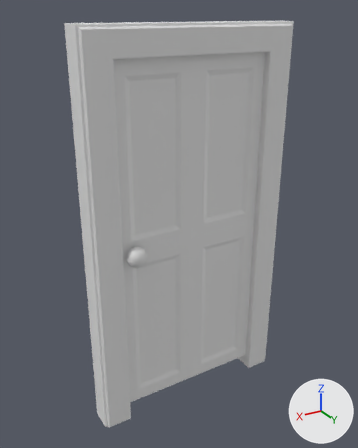
The FBX model Assets/Amy/Models/Door/door.fbx: old version first, new version second.
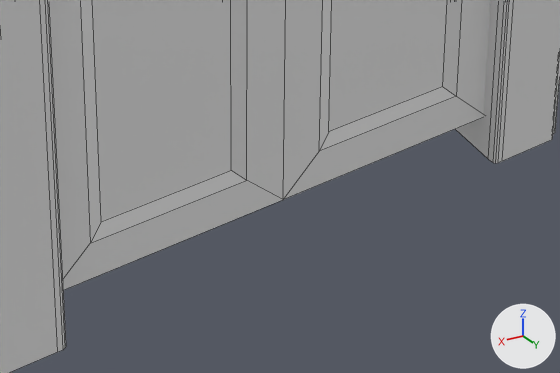
Each version is shown whole from a 50 mm camera at (1.36, 2.16, 2.14) aimed at (0.04, -0.04, 1.04), then close up on the part from 32% to 74% of the width and 72% to 95% of the height. The axes (+X, +Y, +Z) are drawn at lower right. The lights are the same throughout. The first two pictures are the older version. The close-ups show mesh edges as thin lines. Where no turn or scale is listed for an object, it has been applied to the vertices.

In view in the first close-up: 'door', 'door_frame'.
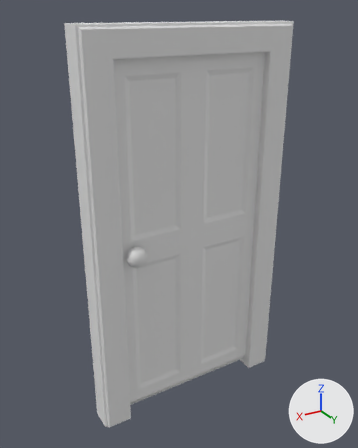
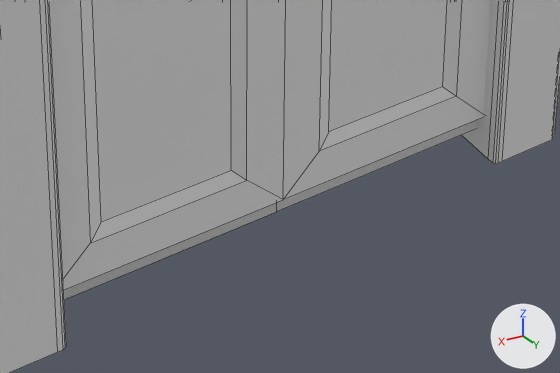
Boxes (x1, y1, x2, y2) around the edits, measured in the close-ups (560 x 373 px):
```json
{"object": "portal", "change": "added", "after": [63, 121, 475, 300], "on screen": "mostly hidden"}
```

The change, as JSON lines over the scene's bpy script:
```json
{"op": "add", "block": "mat_door_portal", "code": ["mat_door_portal = principled_material('door_portal')", "mat_door_portal.base_color = (0.8, 0.8, 0.8)  # white #e7e7e7"]}
{"op": "add", "block": "me_plane_002", "code": ["me_plane_002 = bpy.data.meshes.new('Plane.002')", "me_plane_002.from_pydata([(-0.45, 0.02, 1.96), (0.45, 0.02, 1.96), (-0.45, 0.02, -0.04), (0.45, 0.02, -0.04), (-0.45, 0.02, 0.96), (0.45, 0.02, 0.96), (0.0, 0.02, 1.96), (0.0, 0.02, -0.04), (0.0, 0.02, 0.96), (-0.45, 0.02, 1.46), (0.45, 0.02, 1.46), (0.0, 0.02, 1.46), (0.45, 0.02, 0.46), (-0.45, 0.02, 0.46), (0.0, 0.02, 0.46)], [], [(14, 12, 3, 7), (11, 10, 5, 8), (9, 11, 8, 4), (13, 14, 7, 2), (0, 6, 11, 9), (6, 1, 10, 11), (4, 8, 14, 13), (8, 5, 12, 14)])", "me_plane_002.materials.append(mat_door_portal)  # white #e7e7e7"]}
{"op": "add", "block": "ob_portal", "code": ["ob_portal = bpy.data.objects.new('portal', me_plane_002)", "ob_portal.location = (0.0, 0.0, 0.0)"]}
```
